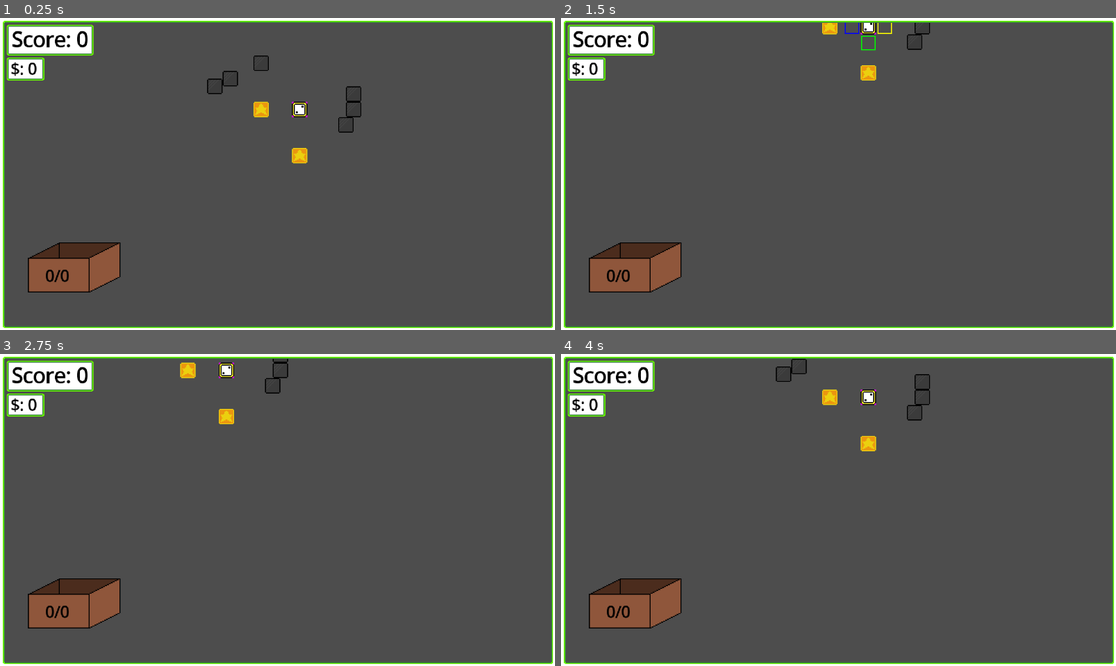
Above: before the commit, frames 1-4 (two rows, left to right).
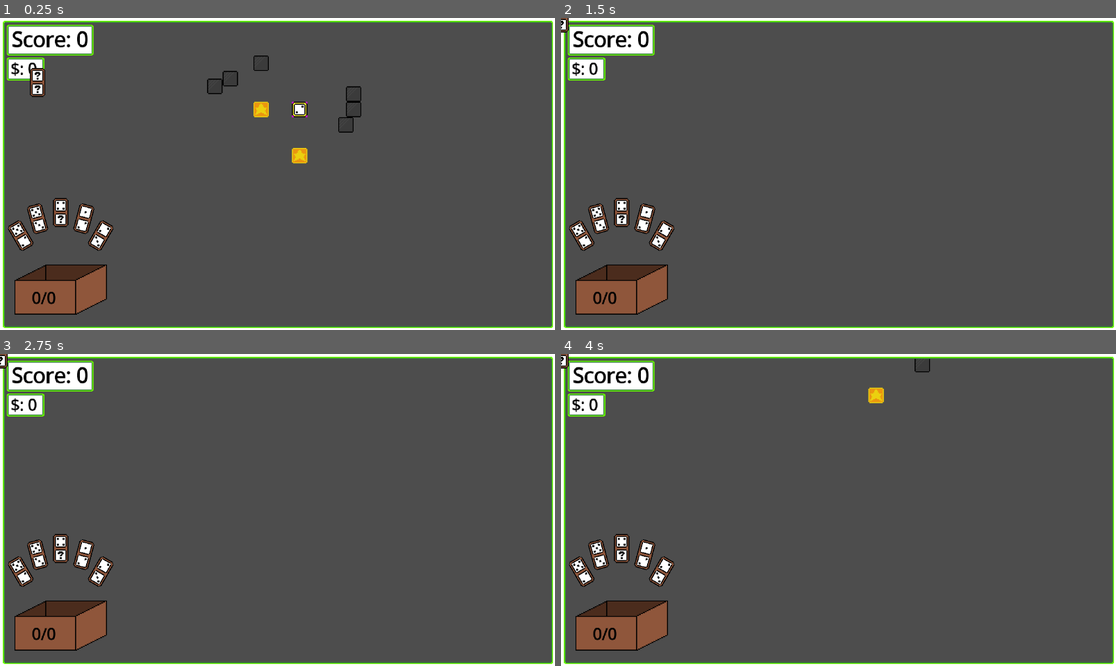
Above: after the commit, the same moments.

Repository: Ghoose1/GFPGame
Game: Godot game, scene res://scenes/scene.tscn
The game is run twice, just before and just after one commit, with the same random seed, the same clock (stepped at 60 frames per second) and the same inputs.
Inputs (mouse positions are in pixels of both pictures, inside the frame that each line leads up to):
- Up to frame 1 (0.25 s): no input
- Up to frame 2 (1.5 s): tap Enter at 0.5 s; move the mouse to (960, 158) at 0.52 s; hold S (Camera_Down) 0.53-1.25 s; click (960, 158) at 0.67 s; tap A (Camera_Left) at 0.8 s; drag from (727, 189) to (810, 236) at 1.27 s
- Up to frame 3 (2.75 s): tap Space (Start Score) at 2 s; move the mouse to (333, 441) at 2.02 s; hold D (Camera_Right) from 2.03 s (still down); click (333, 441) at 2.17 s; tap W (Camera_Up) at 2.3 s
- Up to frame 4 (4 s): release D (Camera_Right) at 2.75 s; drag from (810, 572) to (672, 463) at 2.77 s; tap ` (Camera_Reset) at 3.5 s; move the mouse to (1005, 556) at 3.52 s; hold S (Camera_Down) from 3.53 s (still down); click (1005, 556) at 3.67 s; tap A (Camera_Left) at 3.8 s

The runs differ from the first frame. In frame 1, 4.5% of the frame differs, in the area x 1-22%, y 16-96%; in frame 2, 4.8%; in frame 3, 4.8%; in frame 4, 5.0%, in the area x 0-67%, y 0-96%.

Commit message:
domino hand

Diff:
--- a/Dominos/domino.gd
+++ b/Dominos/domino.gd
@@ -20,8 +20,8 @@
 var has_snap_point := false
 
 ## Position that the domino should return to when it is not placed by the player
-@onready var origin_position : Vector2 = global_position
-@onready var origin_rotation : float = rotation
+@onready var origin_position : Vector2
+@onready var origin_rotation : float
 
 #endregion
 
@@ -87,7 +87,7 @@
 		# follow the mouse and snap to other dominos
 		global_position = get_global_mouse_position()
 		snap_position()
-	elif not placed:
+	elif not placed and !Engine.is_editor_hint():
 		# return to the original position if not being dragged and not placed
 		if global_position != origin_position:
 			global_position = lerp(global_position, origin_position, 0.08)
--- a/scenes/scene.tscn
+++ b/scenes/scene.tscn
@@ -6,6 +6,9 @@
 [ext_resource type="PackedScene" uid="uid://7gpi35s5bcc6" path="res://scenes/Camera.tscn" id="2_gjmho"]
 [ext_resource type="TileSet" uid="uid://bd2t8vr6rx14q" path="res://tileset.tres" id="3_5fb3c"]
 [ext_resource type="PackedScene" uid="uid://bvvffh4xnkq4w" path="res://scenes/ui_layer.tscn" id="3_t7and"]
+[ext_resource type="PackedScene" uid="uid://dla74qr2o6rpd" path="res://Dominos/basic.tscn" id="7_ruw3y"]
+[ext_resource type="Texture2D" uid="uid://ccepl2guwbsem" path="res://Assets/DominoBox.png" id="8_tpwpp"]
+[ext_resource type="Script" uid="uid://c6uohf2ltohcy" path="res://scripts/domino_box.gd" id="9_7ftgl"]
 
 [node name="Game" type="Node2D" unique_id=1882076389]
 
@@ -13,10 +16,10 @@
 script = ExtResource("1_1kc1q")
 metadata/_custom_type_script = "uid://4ixbyhkrhcir"
 
+[node name="UILayer" parent="Player" unique_id=1594262151 instance=ExtResource("3_t7and")]
+
 [node name="Camera2D" parent="Player" unique_id=2054708085 instance=ExtResource("2_gjmho")]
 position = Vector2(289, 131)
-
-[node name="UILayer" parent="Player" unique_id=1594262151 instance=ExtResource("3_t7and")]
 
 [node name="Board" type="Node2D" parent="." unique_id=683059575]
 script = ExtResource("2_5fb3c")
@@ -33,3 +36,43 @@
 
 [node name="Starter" parent="Board" unique_id=1578433667 instance=ExtResource("2_4msxo")]
 position = Vector2(312, 64)
+
+[node name="CanvasLayer" type="CanvasLayer" parent="Board" unique_id=81187880]
+scale = Vector2(2, 2)
+transform = Transform2D(2, 0, 0, 2, 0, 0)
+
+[node name="Basic" parent="Board/CanvasLayer" unique_id=1643838396 instance=ExtResource("7_ruw3y")]
+position = Vector2(136, 233.5)
+
+[node name="Face_0" parent="Board/CanvasLayer/Basic/Sprites" parent_id_path=PackedInt32Array(1643838396, 1056328990) index="1" unique_id=768536152]
+wild = true
+
+[node name="Face_1" parent="Board/CanvasLayer/Basic/Sprites" parent_id_path=PackedInt32Array(1643838396, 1056328990) index="2" unique_id=506388342]
+wild = true
+
+[node name="Control" type="Control" parent="Board/CanvasLayer" unique_id=576682946]
+layout_mode = 3
+anchors_preset = 0
+offset_right = 40.0
+offset_bottom = 40.0
+
+[node name="BoxRect" type="TextureRect" parent="Board/CanvasLayer/Control" unique_id=2030511265]
+layout_mode = 0
+offset_left = 15.0
+offset_top = 256.0
+offset_right = 111.0
+offset_bottom = 308.0
+texture = ExtResource("8_tpwpp")
+script = ExtResource("9_7ftgl")
+
+[node name="Label" type="Label" parent="Board/CanvasLayer/Control/BoxRect" unique_id=677137301]
+layout_mode = 1
+offset_left = 11.0
+offset_top = 23.5
+offset_right = 51.0
+offset_bottom = 46.5
+theme_override_colors/font_color = Color(0, 0, 0, 1)
+text = "0/0"
+horizontal_alignment = 1
+
+[editable path="Board/CanvasLayer/Basic"]
--- a/scenes/ui_layer.tscn
+++ b/scenes/ui_layer.tscn
@@ -3,8 +3,6 @@
 [ext_resource type="Texture2D" uid="uid://by1dv44xjg8as" path="res://Assets/UIBorder.png" id="1_6av8n"]
 [ext_resource type="Script" uid="uid://clou8l4pvib4t" path="res://scripts/ui_label.gd" id="2_6syxi"]
 [ext_resource type="Texture2D" uid="uid://cd23figesg41m" path="res://Assets/ScreenBorder.png" id="3_6gmgv"]
-[ext_resource type="Texture2D" uid="uid://ccepl2guwbsem" path="res://Assets/DominoBox.png" id="4_6syxi"]
-[ext_resource type="Script" uid="uid://c6uohf2ltohcy" path="res://scripts/domino_box.gd" id="5_6gmgv"]
 
 [node name="UILayer" type="CanvasLayer" unique_id=1594262151]
 
@@ -77,22 +75,3 @@
 patch_margin_top = 16
 patch_margin_right = 16
 patch_margin_bottom = 16
-
-[node name="BoxRect" type="TextureRect" parent="Control" unique_id=305346757]
-layout_mode = 0
-offset_left = -260.0
-offset_top = 70.0
-offset_right = -164.0
-offset_bottom = 122.0
-texture = ExtResource("4_6syxi")
-script = ExtResource("5_6gmgv")
-
-[node name="Label" type="Label" parent="Control/BoxRect" unique_id=841237433]
-layout_mode = 1
-offset_left = 11.0
-offset_top = 23.5
-offset_right = 51.0
-offset_bottom = 46.5
-theme_override_colors/font_color = Color(0, 0, 0, 1)
-text = "0/0"
-horizontal_alignment = 1
--- a/scripts/board.gd
+++ b/scripts/board.gd
@@ -1,6 +1,7 @@
 class_name Board extends Node2D
 
 var dominoes : Array[Domino]
+var boxed_dominoes : Array[Domino]
 
 var hand : Array[Domino]
 
@@ -16,8 +17,34 @@
 			continue
 
 		domino.boxed = true
+		boxed_dominoes.append(domino)
+
+	for i in range(HAND_SIZE):
+		var domino := pop_boxed_domino()
+		domino.position = Globals.domino_box.get_rect().get_center() + Vector2.UP * 32 + get_hand_position(i)
+		domino.rotation = get_hand_rotation(i) * 0.5
+
+		domino.origin_rotation = domino.rotation
+		domino.origin_position = domino.position
+
+		domino.boxed = false
+		hand.append(domino)
 
 	Globals.board = self
+
+const HAND_SIZE := 5
+const HAND_GAP_RADIANS := PI / 6
+static func get_hand_position(index : int) -> Vector2:
+	return Vector2.UP.rotated(get_hand_rotation(index)) * 48
+
+static func get_hand_rotation(index : int) -> float:
+	return (index - ((HAND_SIZE - 1) / 2.0)) * HAND_GAP_RADIANS
+
+func pop_boxed_domino() -> Domino:
+	var index := randi_range(0, boxed_dominoes.size() - 1)
+	var domino := boxed_dominoes[index]
+	boxed_dominoes.remove_at(index)
+	return domino
 
 func create_dominoes() -> void:
 	dominoes.clear()
@@ -34,7 +61,7 @@
 			domino.face1.number = j
 
 			dominoes.append(domino)
-			add_child(domino)
+			$CanvasLayer.add_child(domino)
 
 		var wild : BasicDomino = preload("res://Dominos/basic.tscn").instantiate()
 		wild.face0.number = i
@@ -44,4 +71,4 @@
 		#wild.position = Globals.domino_box.get_rect().get_center()
 
 		dominoes.append(wild)
-		add_child(wild)
+		$CanvasLayer.add_child(wild)
--- a/scripts/camera.gd
+++ b/scripts/camera.gd
@@ -1,19 +1,19 @@
 extends Camera2D
 
-const CAMERA_SPEED := 120
+const CAMERA_SPEED := 480
 
 @onready var origin_position := position
 @onready var origin_zoom := zoom
 
 func _process(delta: float) -> void:
 	if Input.is_action_pressed("Camera_Down"):
-		position += Vector2.DOWN * delta * CAMERA_SPEED
+		position += Vector2.DOWN * delta * CAMERA_SPEED / zoom.x
 	if Input.is_action_pressed("Camera_Up"):
-		position += Vector2.UP * delta * CAMERA_SPEED
+		position += Vector2.UP * delta * CAMERA_SPEED / zoom.x
 	if Input.is_action_pressed("Camera_Left"):
-		position += Vector2.LEFT * delta * CAMERA_SPEED
+		position += Vector2.LEFT * delta * CAMERA_SPEED / zoom.x
 	if Input.is_action_pressed("Camera_Right"):
-		position += Vector2.RIGHT * delta * CAMERA_SPEED
+		position += Vector2.RIGHT * delta * CAMERA_SPEED / zoom.x
 	if Input.is_action_pressed("Camera_Reset"):
 		position = origin_position
 		zoom = origin_zoom
--- a/scripts/face.gd
+++ b/scripts/face.gd
@@ -6,7 +6,7 @@
 
 #region properties
 
-var number : int:
+@export var number : int:
 	get:
 		return number
 	set(value):
@@ -15,7 +15,7 @@
 			number = value
 
 # e.g. var is_gold : bool
-var wild : bool:
+@export var wild : bool:
 	get:
 		return wild
 	set(value):
